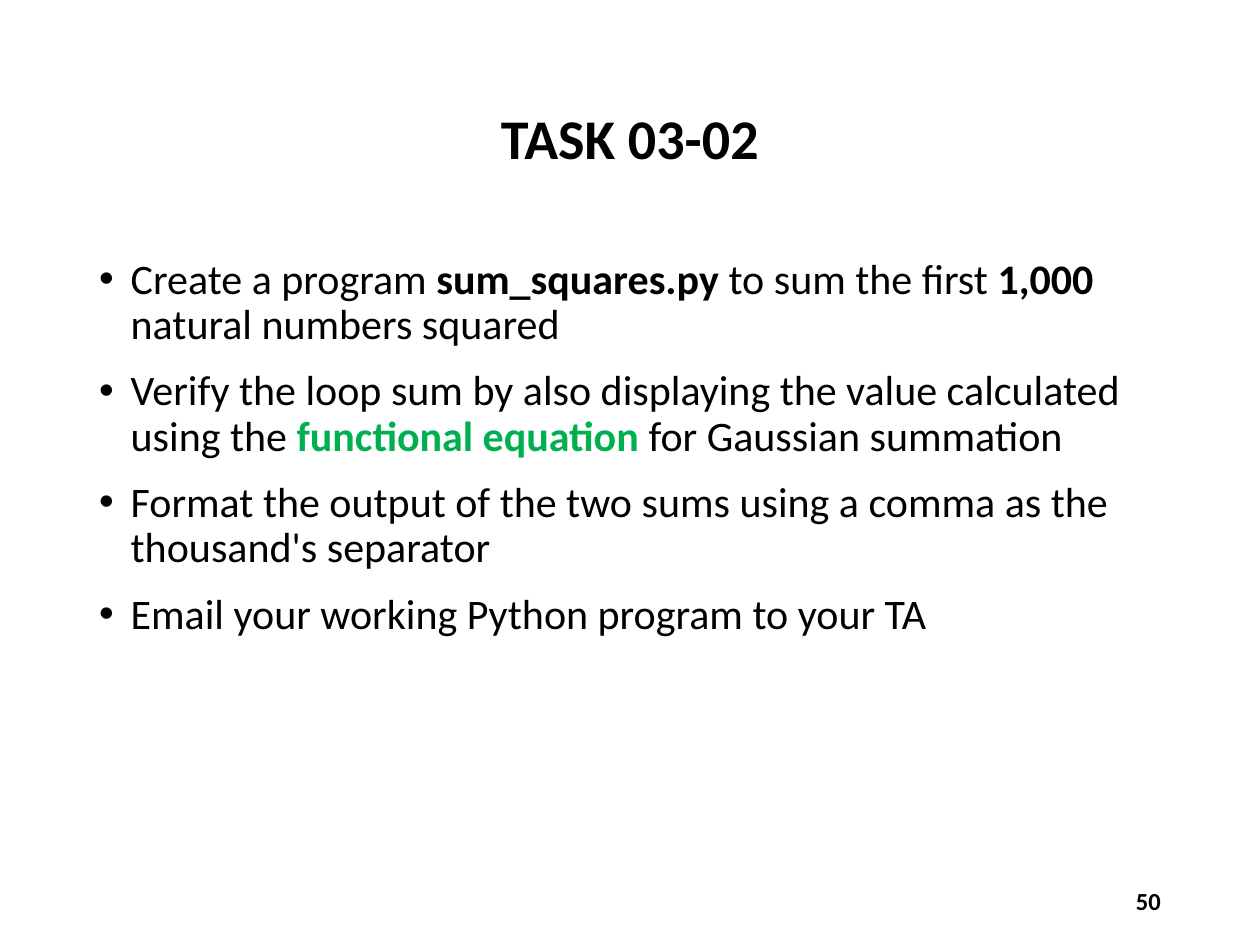
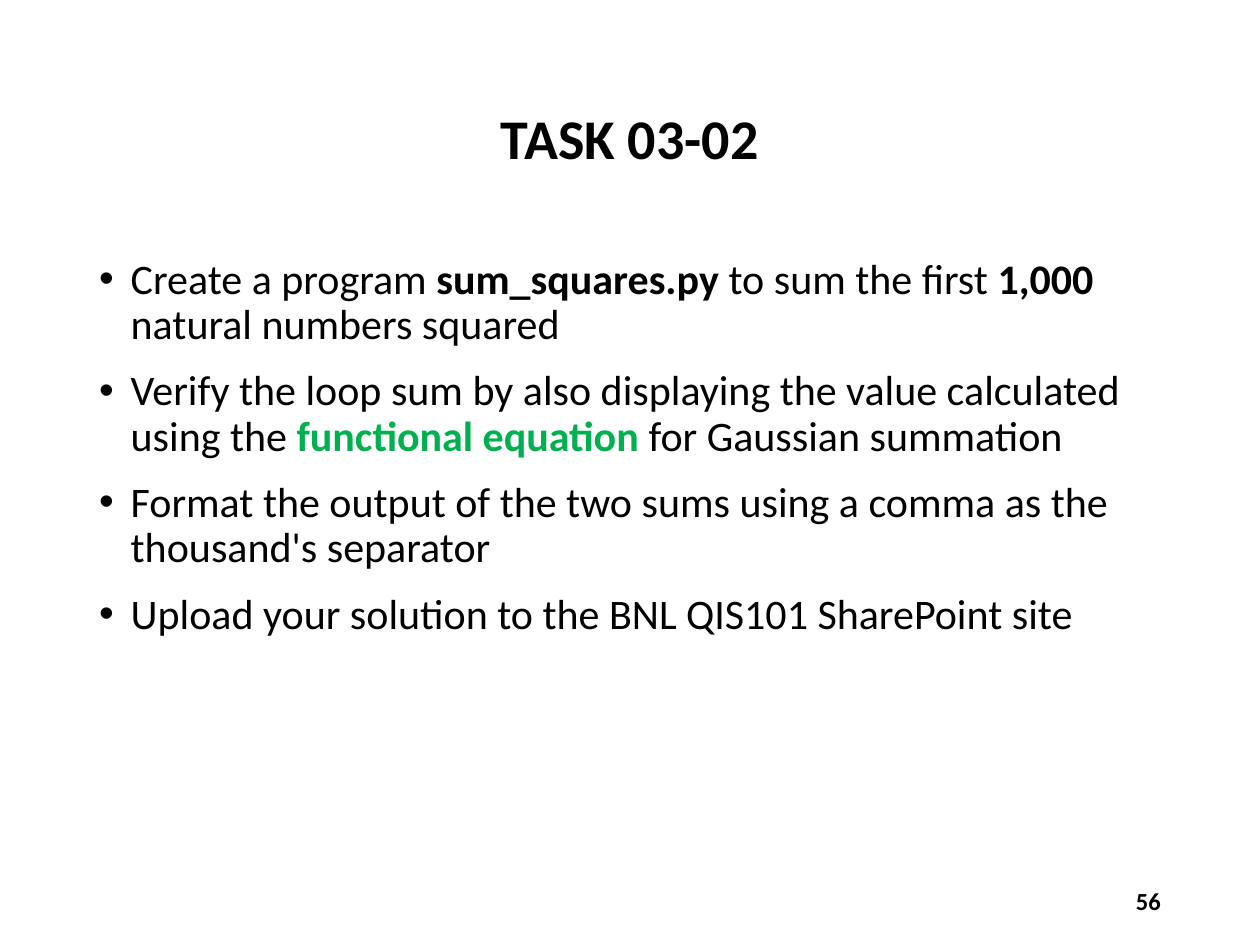
Before and after one commit to noahchampagne/QIS101, a slide deck: slide 56 of slides/Session 03 - Introducing Python/Session 03 - Introducing Python.pptx (slide 50 before the commit). Drawn at 1260x945 pixels with LibreOffice and Linux fonts; fonts in the diff are those of the drawing. Boxes give left, top, right and bottom in pixels: in the first picture for what was removed or moved away, otherwise in the second. Text is boxed around its words. In the diff, an @@ line names an element or a change of style, - is before the commit and + after.

```diff
--- a/slides/Session 03 - Introducing Python/Session 03 - Introducing Python.pptx
+++ b/slides/Session 03 - Introducing Python/Session 03 - Introducing Python.pptx
@@ text at box(131, 599, 1073, 636): text changed @@
-• Email your working Python program to your TA
+• Upload your solution to the BNL QIS101 SharePoint site
@@ page number at box(1136, 893, 1161, 911): text changed @@
-50
+56
```
Also in this commit, not shown: 15 other slides changed, 6 slides added.
